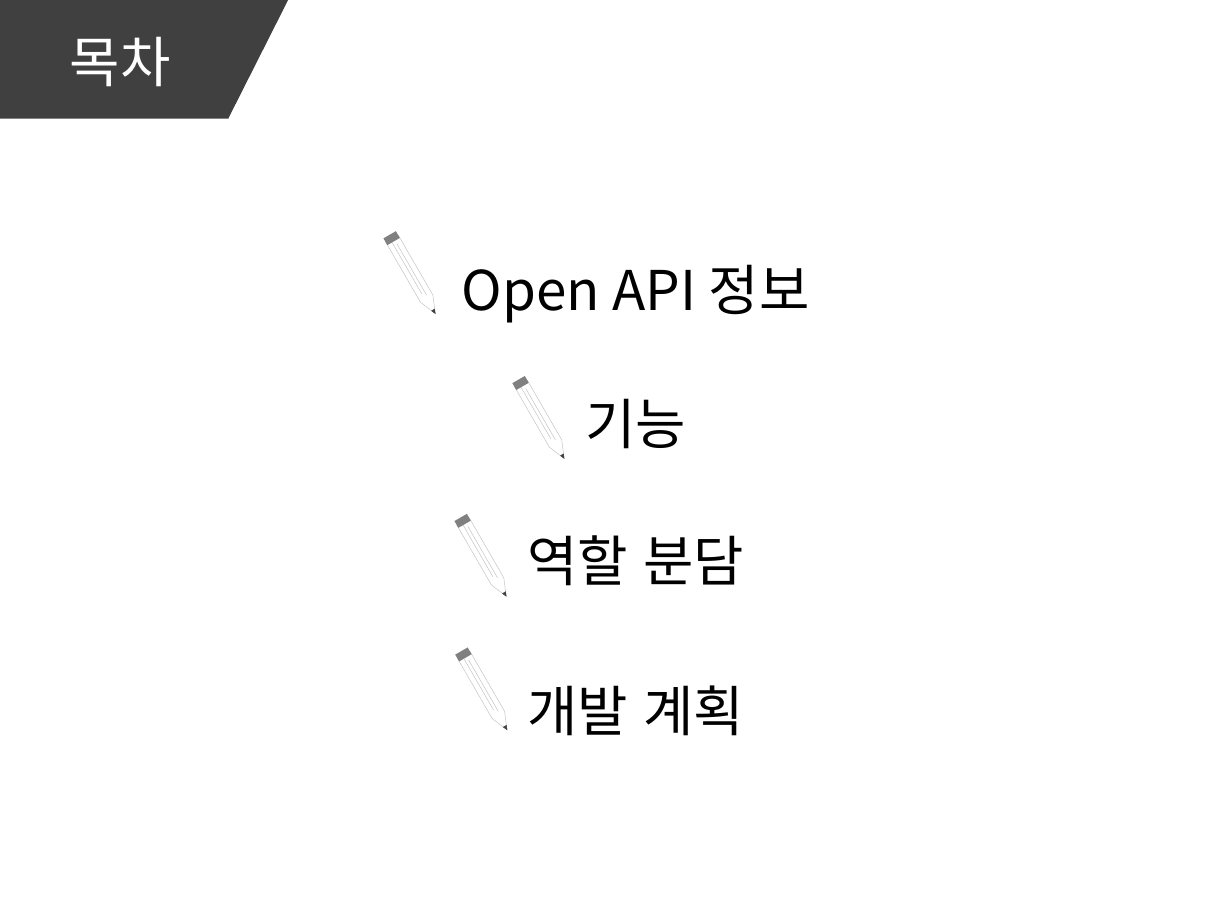
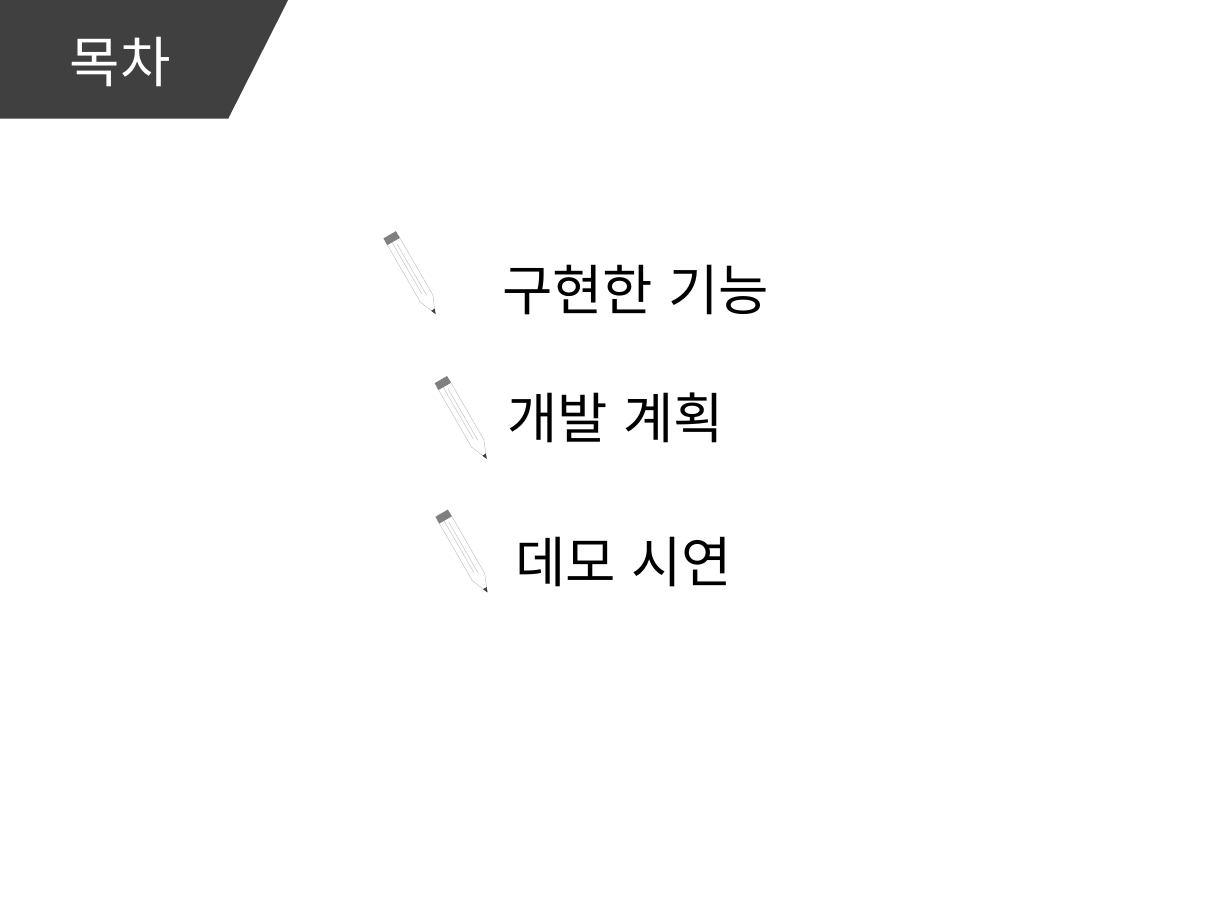
Before and after one commit to youjinmyoung/ScriptProject, a slide deck: slide 2 of 스크립트 기획발표.pptx. Drawn at 1232x924 pixels with LibreOffice and Linux fonts; fonts in the diff are those of the drawing. Boxes give left, top, right and bottom in pixels: in the first picture for what was removed or moved away, otherwise in the second. Text is boxed around its words. In the diff, an @@ line names an element or a change of style, - is before the commit and + after.

```diff
--- a/스크립트 기획발표.pptx
+++ b/스크립트 기획발표.pptx
@@ text at [502,264,769,315]: text changed @@
-Open API 정보
+구현한 기능
@@ text "개발 계획": place and size @@
-text "개발 계획" at [527,685,744,736]
+text "개발 계획" at [507,392,724,443]
@@ group removed at [513,376,571,462]: 2 lines, 1 freeform shape, 1 triangle, 1 rounded rectangle @@
@@ text removed at [585,398,686,449] @@
-기능
@@ 4 lines, 2 freeform shapes, 2 rounded rectangles, 2 triangles: place and size @@
-4 lines, 2 freeform shapes, 2 rounded rectangles, 2 triangles at [455,514,513,733]
+4 lines, 2 freeform shapes, 2 rounded rectangles, 2 triangles at [435,376,494,595]
@@ text at [515,536,732,587]: text changed @@
-역할 분담
+데모 시연
```
Also in this commit, not shown: 3 other slides changed, 1 slide added, 1 slide removed, 1 other file.
